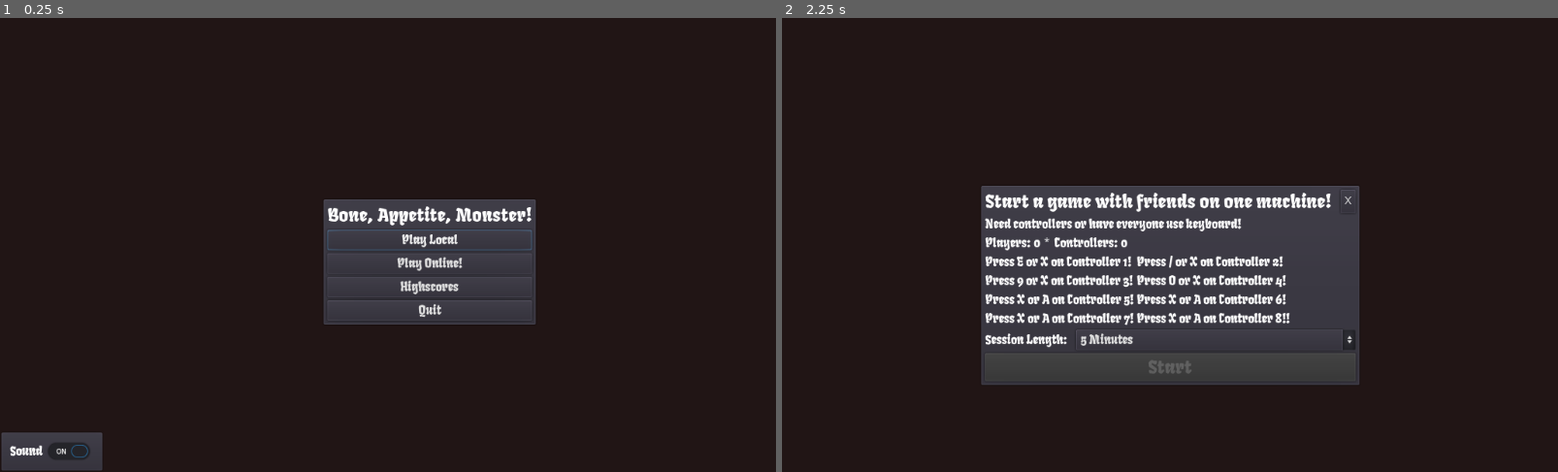
Above: before the commit, frames 1-2 (left to right).
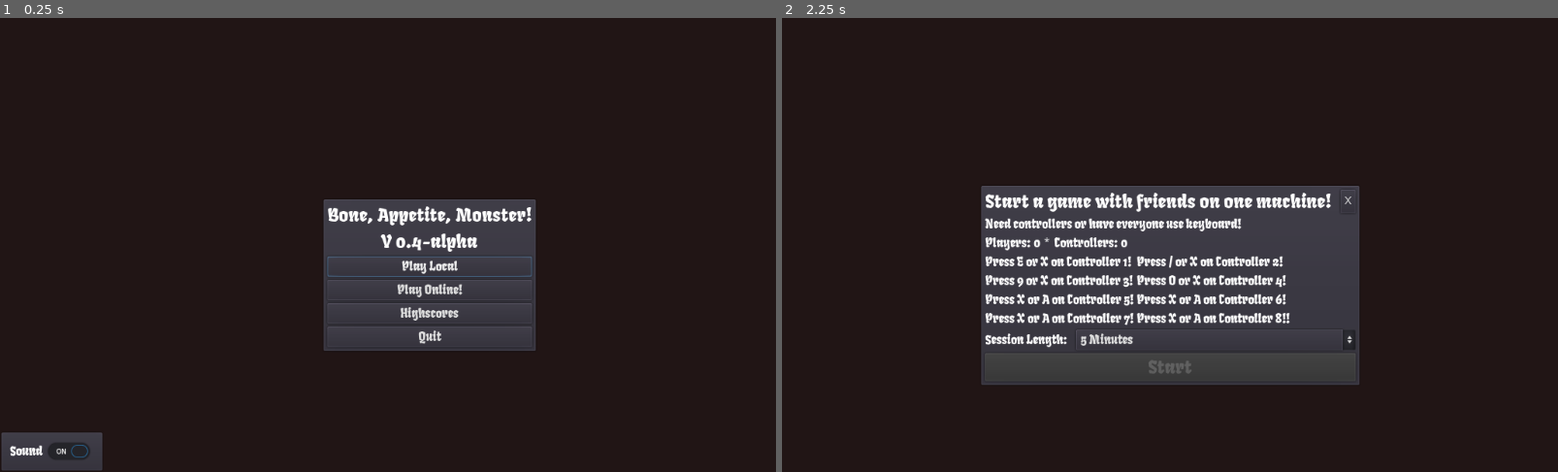
Above: after the commit, the same moments.

Repository: KaizNike/Bone--Appetite--Monster-
Game: Godot game, scene res://src/Scenes/Main Menu.tscn
The game is run twice, just before and just after one commit, with the same random seed, the same clock (stepped at 60 frames per second) and the same inputs. Before the commit the project starts from res://src/Scenes/Main.tscn.
Inputs:
- Up to frame 1 (0.25 s): no input
- Up to frame 2 (2.25 s): click "Play Local" at 0.5 s; click "X" at 1.25 s; click "Play Local" at 2 s

The runs differ from the first frame. In frame 1, 2.7% of the frame differs, in the area x 41-69%, y 46-74%; in frame 2, nothing differs.

Commit message:
Version Info - v0.4-alpha

Diff:
--- a/Project/project.godot
+++ b/Project/project.godot
@@ -11,7 +11,7 @@
 [application]
 
 config/name="Bone, Appetite, Monster!"
-run/main_scene="res://src/Scenes/Main.tscn"
+run/main_scene="res://src/Scenes/Main Menu.tscn"
 config/icon="res://icon.png"
 
 [autoload]
--- a/Project/src/Scenes/Main Menu.gd
+++ b/Project/src/Scenes/Main Menu.gd
@@ -1,6 +1,8 @@
 extends Node
 
 func _ready():
+	$Control/PanelContainer/VBoxContainer/VersionLabel.text = "V " + str(Globals.version[0]) + "." + str(Globals.version[1]) + str(Globals.version[2])
+	$Control/PanelContainer/VBoxContainer/VersionLabel.hint_tooltip = Globals.versonInfo
 	$Control/PanelContainer/VBoxContainer/LocalPlayButton.grab_focus()
 
 func _on_QuitButton_pressed():
--- a/Project/src/Scenes/Main Menu.tscn
+++ b/Project/src/Scenes/Main Menu.tscn
@@ -36,7 +36,7 @@
 margin_left = 7.0
 margin_top = 7.0
 margin_right = 277.0
-margin_bottom = 162.0
+margin_bottom = 197.0
 
 [node name="Label" type="Label" parent="Control/PanelContainer/VBoxContainer"]
 margin_right = 270.0
@@ -44,36 +44,44 @@
 theme = ExtResource( 3 )
 text = "Bone, Appetite, Monster!"
 
-[node name="LocalPlayButton" type="Button" parent="Control/PanelContainer/VBoxContainer"]
+[node name="VersionLabel" type="Label" parent="Control/PanelContainer/VBoxContainer"]
 margin_top = 35.0
 margin_right = 270.0
-margin_bottom = 62.0
+margin_bottom = 66.0
+theme = ExtResource( 3 )
+text = "V 0.0"
+align = 1
+
+[node name="LocalPlayButton" type="Button" parent="Control/PanelContainer/VBoxContainer"]
+margin_top = 70.0
+margin_right = 270.0
+margin_bottom = 97.0
 hint_tooltip = "Press to play, no online!"
 focus_neighbour_left = NodePath("../../../../GameUI/PopupPanel/CheckButton")
 theme = ExtResource( 4 )
 text = "Play Local"
 
 [node name="OnlinePlayButton" type="Button" parent="Control/PanelContainer/VBoxContainer"]
-margin_top = 66.0
+margin_top = 101.0
 margin_right = 270.0
-margin_bottom = 93.0
+margin_bottom = 128.0
 hint_tooltip = "If this works it was a lotta effort to put in!"
 focus_neighbour_left = NodePath("../../../../GameUI/PopupPanel/CheckButton")
 theme = ExtResource( 4 )
 text = "Play Online!"
 
 [node name="HighScoreButton" type="Button" parent="Control/PanelContainer/VBoxContainer"]
-margin_top = 97.0
+margin_top = 132.0
 margin_right = 270.0
-margin_bottom = 124.0
+margin_bottom = 159.0
 focus_neighbour_left = NodePath("../../../../GameUI/PopupPanel/CheckButton")
 theme = ExtResource( 4 )
 text = "Highscores"
 
 [node name="QuitButton" type="Button" parent="Control/PanelContainer/VBoxContainer"]
-margin_top = 128.0
+margin_top = 163.0
 margin_right = 270.0
-margin_bottom = 155.0
+margin_bottom = 190.0
 theme = ExtResource( 4 )
 text = "Quit"
 
--- a/Project/src/Scripts/Globals.gd
+++ b/Project/src/Scripts/Globals.gd
@@ -1,4 +1,7 @@
 extends Node
+
+var version = [0,4,"-alpha"]
+var versonInfo = "The Menu Update: Now we can get into the game!"
 
 signal music_changed(value)
 
